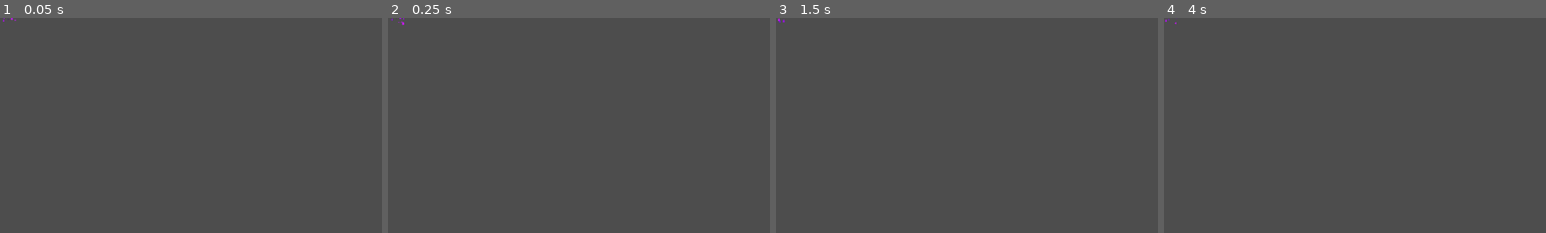
Above: before the commit, frames 1-4 (left to right).
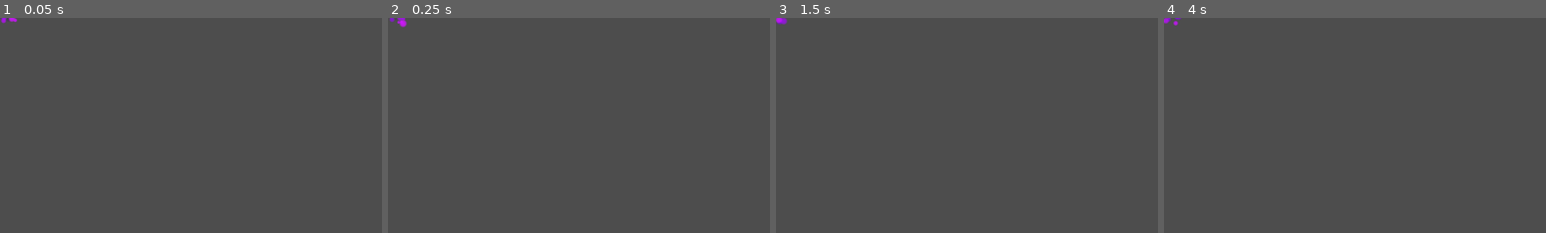
Above: after the commit, the same moments.

Repository: ramonsamagaio/Oathwake-Main
Game: Godot game, scene res://scenes/effects/PurpleEmberEmitterNative.tscn
Two runs of this game, one before a commit and one after it. Both use one fixed random seed, a clock stepped at 60 frames per second and the inputs below. This scene is started directly instead of the project's main scene.
Inputs (mouse positions are % of the whole screen's width and height, from its top left):
- Up to frame 1 (0.05 s): no input
- Up to frame 2 (0.25 s): no input
- Up to frame 3 (1.5 s): tap Enter at 0.5 s; move the mouse to (72, 45) at 0.52 s; hold D 0.53-1.25 s; tap B at 0.6 s; click (72, 45) at 0.67 s; tap Space at 0.77 s; drag from (30, 55) to (45, 70) at 1.27 s
- Up to frame 4 (4 s): tap Space at 2, 3.5, 3.77 s; move the mouse to (60, 28) at 2.02 s; hold D 2.03-2.75 s; tap 2 at 2.1 s; tap Enter at 2.75 s; drag from (45, 70) to (20, 35) at 2.77 s; move the mouse to (80, 65) at 3.52 s; hold A from 3.53 s (still down); tap 4 at 3.6 s
The pictures show only the part of the screen within x 0-50%, y 0-50%; the shares and areas given below are measured in that part.

The runs differ from the first frame. In frame 1, less than 0.1% of the frame differs, in the area x 0-5%, y 0-3%; in frame 2, 0.1%, in the area x 0-5%, y 0-5%; in frame 3, less than 0.1%; in frame 4, less than 0.1%.

Commit message:
Use native resources instead of effect sprite files

Diff:
--- a/scenes/effects/PurpleEmberEmitterNative.tscn
+++ b/scenes/effects/PurpleEmberEmitterNative.tscn
@@ -1,7 +1,7 @@
 [gd_scene load_steps=3 format=3]
 
 [ext_resource type="ParticleProcessMaterial" path="res://resources/effects/particles/purple_ember_particles.tres" id="1_purple_embers"]
-[ext_resource type="Texture2D" path="res://assets/effects/particles/ember_pixel.svg" id="2_ember_pixel"]
+[ext_resource type="Texture2D" path="res://resources/effects/textures/particle_soft_dot.tres" id="2_particle_dot"]
 
 [node name="PurpleEmberEmitterNative" type="GPUParticles2D"]
 emitting = true
@@ -12,5 +12,5 @@
 visibility_rect = Rect2(-72, -128, 144, 160)
 local_coords = false
 process_material = ExtResource("1_purple_embers")
-texture = ExtResource("2_ember_pixel")
+texture = ExtResource("2_particle_dot")
 z_index = 50
